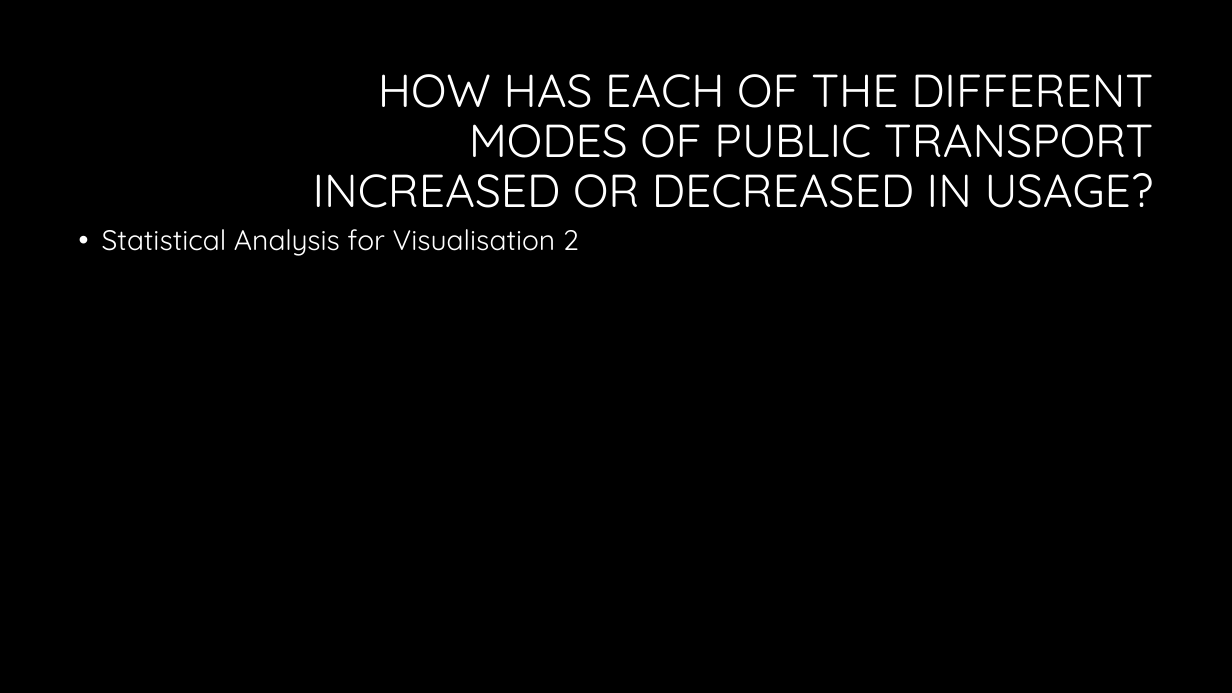
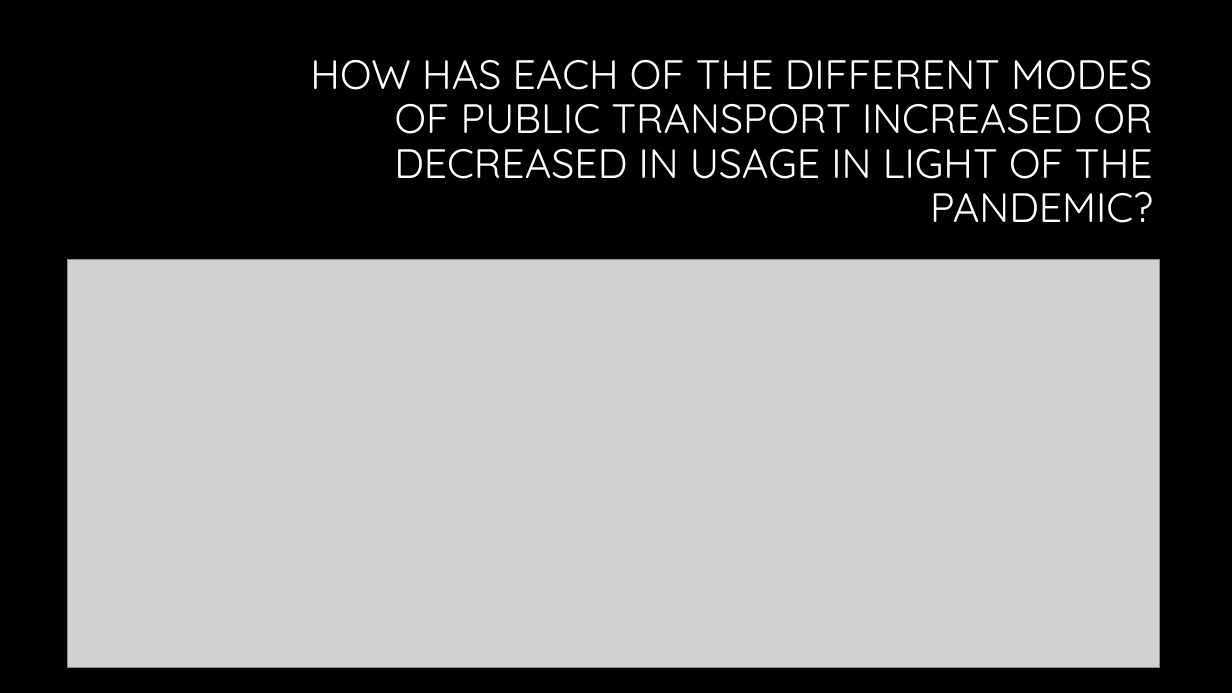
Before and after one commit to hendaman/project-1-challenge, a slide deck: slide 10 of Presentation/Exploring Mobility Patterns in Metropolitan Melbourne Presentation.pptx (slide 16 before the commit). Drawn at 1232x693 pixels with LibreOffice and Linux fonts; fonts in the diff are those of the drawing; grey boxes stand for pictures; background and template pictures are left out. Boxes give left, top, right and bottom in pixels: in the first picture for what was removed or moved away, otherwise in the second. Text is boxed around its words. In the diff, an @@ line names an element or a change of style, - is before the commit and + after.

```diff
--- a/Presentation/Exploring Mobility Patterns in Metropolitan Melbourne Presentation.pptx
+++ b/Presentation/Exploring Mobility Patterns in Metropolitan Melbourne Presentation.pptx
@@ title at <box>310,60,1153,223</box>: text changed; size 36 to 32 pt @@
-HOW HAS EACH OF THE DIFFERENT MODES OF PUBLIC TRANSPORT INCREASED OR DECREASED IN USAGE?
+HOW HAS EACH OF THE DIFFERENT MODES OF PUBLIC TRANSPORT INCREASED OR DECREASED IN USAGE IN LIGHT OF THE PANDEMIC?
@@ text removed at <box>102,229,579,256</box> @@
-• Statistical Analysis for Visualisation 2
@@ picture added at <box>67,260,1160,667</box> @@
```
Also in this commit, not shown: 22 other slides changed, 11 slides added, 3 other files.
